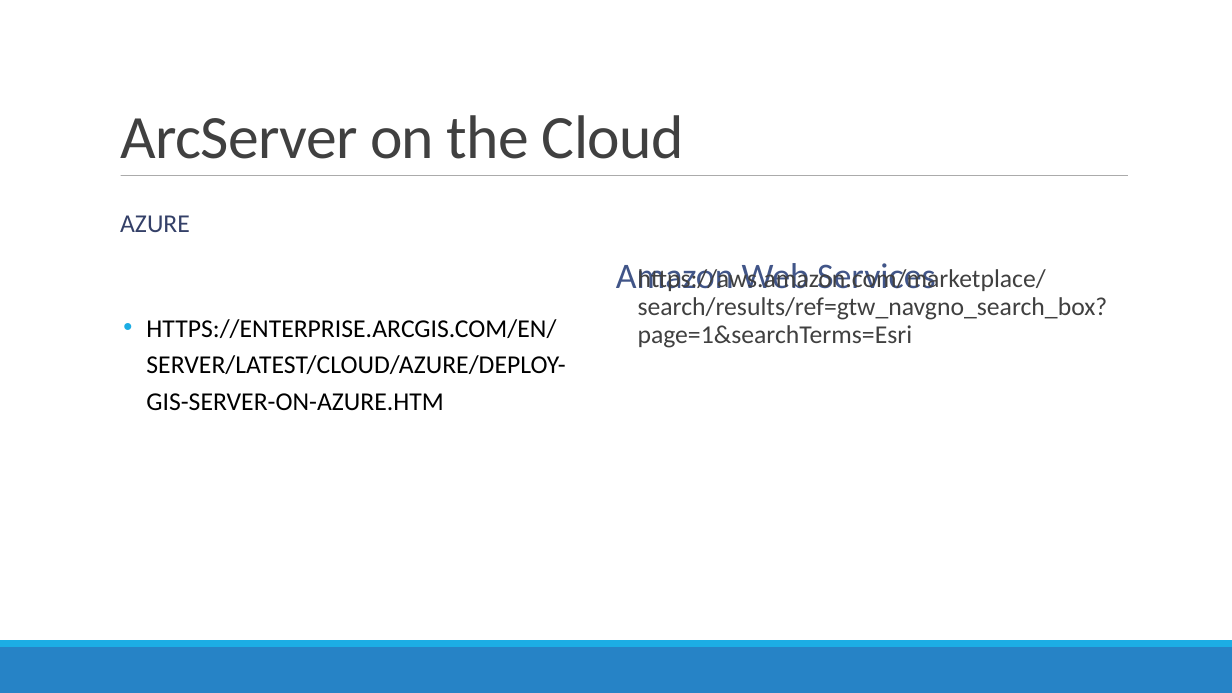
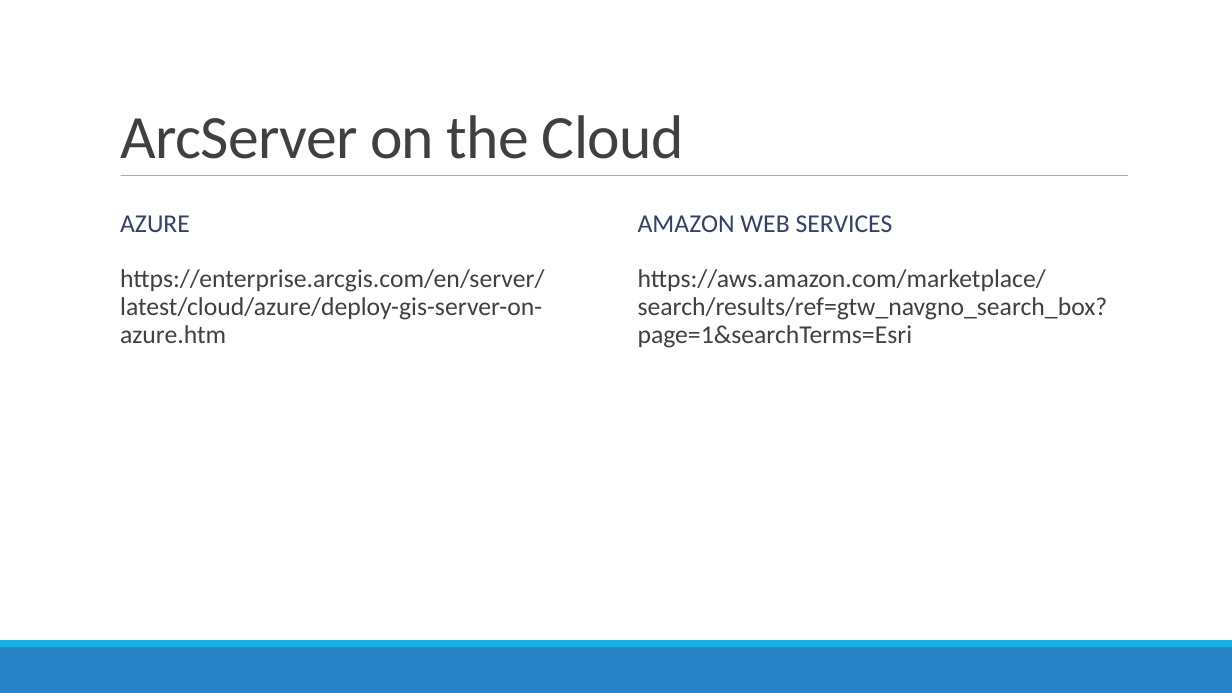
Before and after one commit to MGIS-UMN/GIS5577_week11, a slide deck: slide 12 of Installing_ArcServer_AWS.odp. Drawn at 1232x693 pixels with LibreOffice and Linux fonts; fonts in the diff are those of the drawing. Boxes give left, top, right and bottom in pixels: in the first picture for what was removed or moved away, otherwise in the second. Text is boxed around its words. In the diff, an @@ line names an element or a change of style, - is before the commit and + after.

```diff
--- a/Installing_ArcServer_AWS.odp
+++ b/Installing_ArcServer_AWS.odp
@@ text "AMAZON WEB SERVICES" at [638, 215, 893, 232]: vertical alignment bottom to middle @@
@@ text at [638, 215, 893, 232]: text changed; size 28 to 20 pt; text colour #415588 to #344068 @@
-Amazon Web Services
+AMAZON WEB SERVICES
@@ text at [120, 269, 544, 343]: text changed; text colour #000000 to #404040 @@
-• HTTPS://ENTERPRISE.ARCGIS.COM/EN/SERVER/LATEST/CLOUD/AZURE/DEPLOY-GIS-SERVER-ON-AZURE.HTM
+  https://enterprise.arcgis.com/en/server/latest/cloud/azure/deploy-gis-server-on-azure.htm
```
Also in this commit, not shown: 1 other file.
